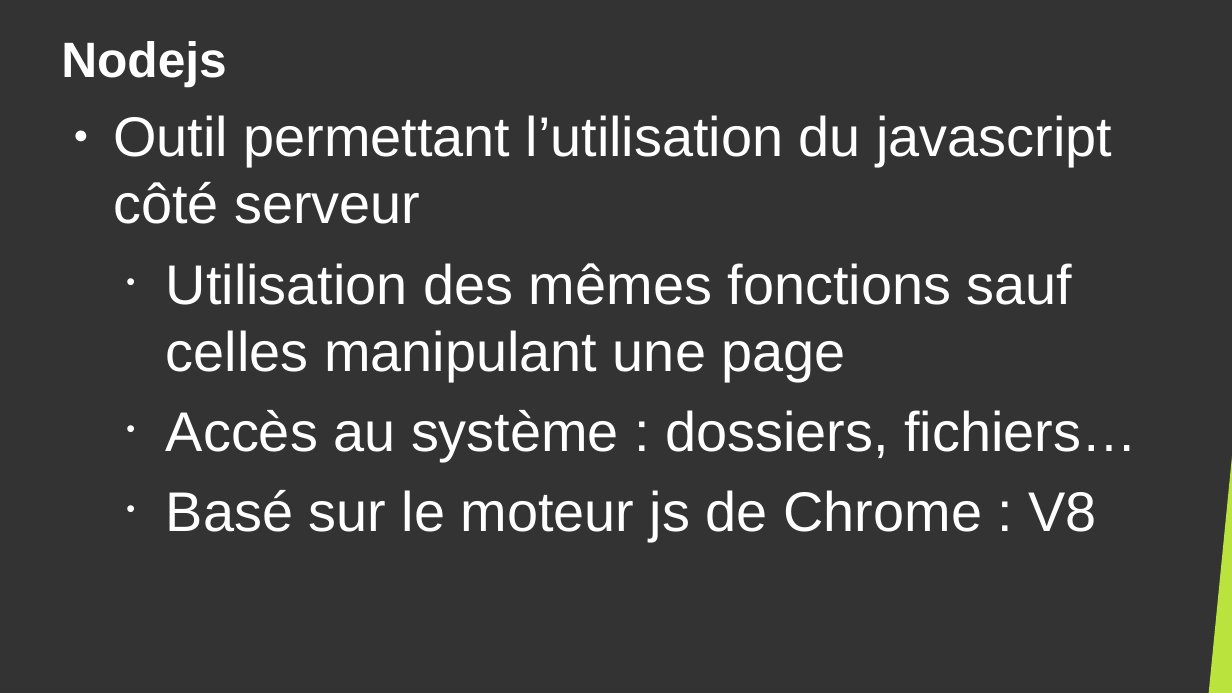
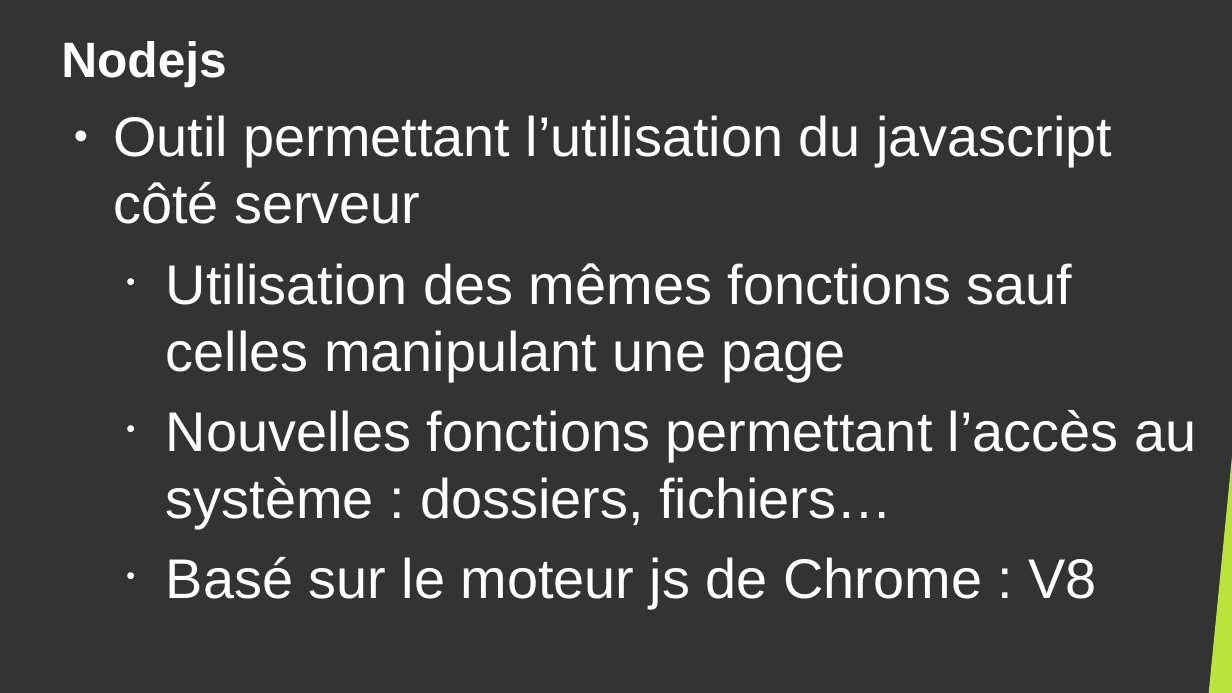
Before and after one commit to DanYellow/cours, a slide deck: slide 3 of developpement-front-s5/travaux-pratiques/numero-4/presentation.odp. Drawn at 1232x693 pixels with LibreOffice and Linux fonts; fonts in the diff are those of the drawing. Boxes give left, top, right and bottom in pixels: in the first picture for what was removed or moved away, otherwise in the second. Text is boxed around its words. In the diff, an @@ line names an element or a change of style, - is before the commit and + after.

```diff
--- a/developpement-front-s5/travaux-pratiques/numero-4/presentation.odp
+++ b/developpement-front-s5/travaux-pratiques/numero-4/presentation.odp
@@ text at bbox=[166, 410, 1196, 528]: text changed @@
-  • Accès au système : dossiers, fichiers…
+  • Nouvelles fonctions permettant l’accès au système : dossiers, fichiers…
```
Also in this commit, not shown: 15 other slides changed, 2 other files.
